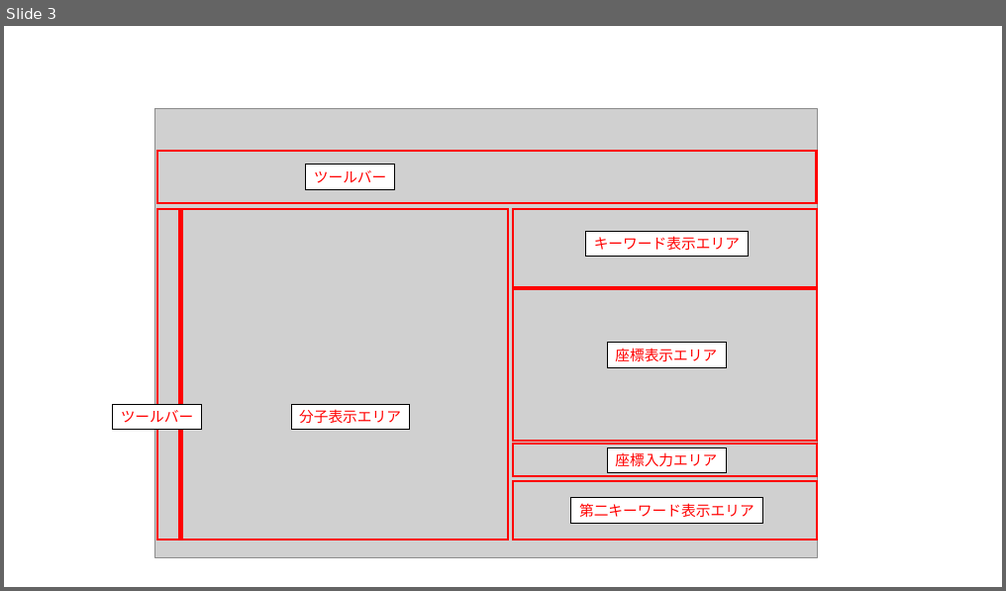
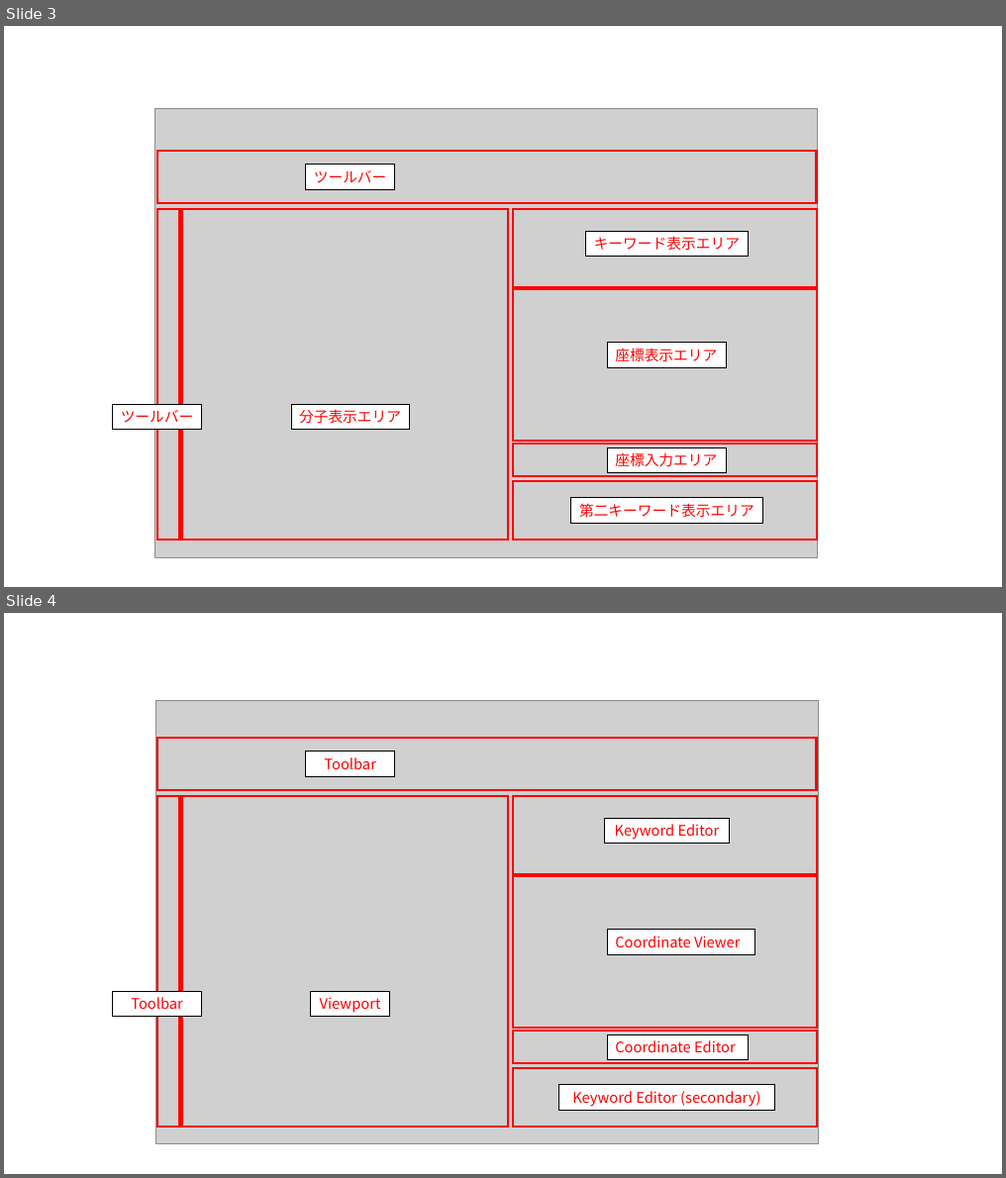
Before and after one commit to X-Ability/winmostar_doc, a slide deck: ppt/figures.pptx. Shown one above the other, each under a label of ours: slide 3 before the commit, slides 3 and 4 after it. The pictures are 1006x591 and 1006x1178 pixels, drawn with LibreOffice and Linux fonts; fonts in the diff are those of the drawing; grey boxes stand for pictures. Boxes give left, top, right and bottom in pixels: in the first picture for what was removed or moved away, otherwise in the second. Text is boxed around its words. In the diff, an @@ line names an element or a change of style, - is before the commit and + after.

```diff
--- a/ppt/figures.pptx
+++ b/ppt/figures.pptx
@@ slide 4 added at (4,613,1002,1174), background #FFFFFF @@
@@ picture added at (156,700,819,1145) @@
@@ rectangle added at (157,738,817,790), outline #FF0000 2 pt @@
@@ rectangle added at (306,752,394,777), fill #FFFFFF, outline #000000 0.75 pt, 14 pt, text #FF0000 @@
+Toolbar
@@ rectangle added at (157,796,180,1128), outline #FF0000 2 pt @@
@@ rectangle added at (182,796,509,1128), outline #FF0000 2 pt @@
@@ rectangle added at (513,796,817,874), outline #FF0000 2 pt @@
@@ rectangle added at (605,818,730,844), fill #FFFFFF, outline #000000 0.75 pt, 14 pt, text #FF0000 @@
+Keyword Editor
@@ rectangle added at (513,876,817,1028), outline #FF0000 2 pt @@
@@ rectangle added at (608,930,754,956), fill #FFFFFF, outline #000000 0.75 pt, 14 pt, text #FF0000 @@
+Coordinate Viewer
@@ rectangle added at (113,991,201,1017), fill #FFFFFF, outline #000000 0.75 pt, 14 pt, text #FF0000 @@
+Toolbar
@@ rectangle added at (311,991,389,1017), fill #FFFFFF, outline #000000 0.75 pt, 14 pt, text #FF0000 @@
+Viewport
@@ rectangle added at (513,1032,817,1064), outline #FF0000 2 pt @@
@@ rectangle added at (608,1035,748,1060), fill #FFFFFF, outline #000000 0.75 pt, 14 pt, text #FF0000 @@
+Coordinate Editor
@@ rectangle added at (513,1069,817,1128), outline #FF0000 2 pt @@
@@ rectangle added at (559,1085,774,1111), fill #FFFFFF, outline #000000 0.75 pt, 14 pt, text #FF0000 @@
+Keyword Editor (secondary)
```
Also in this commit, not shown: 4 other files.
